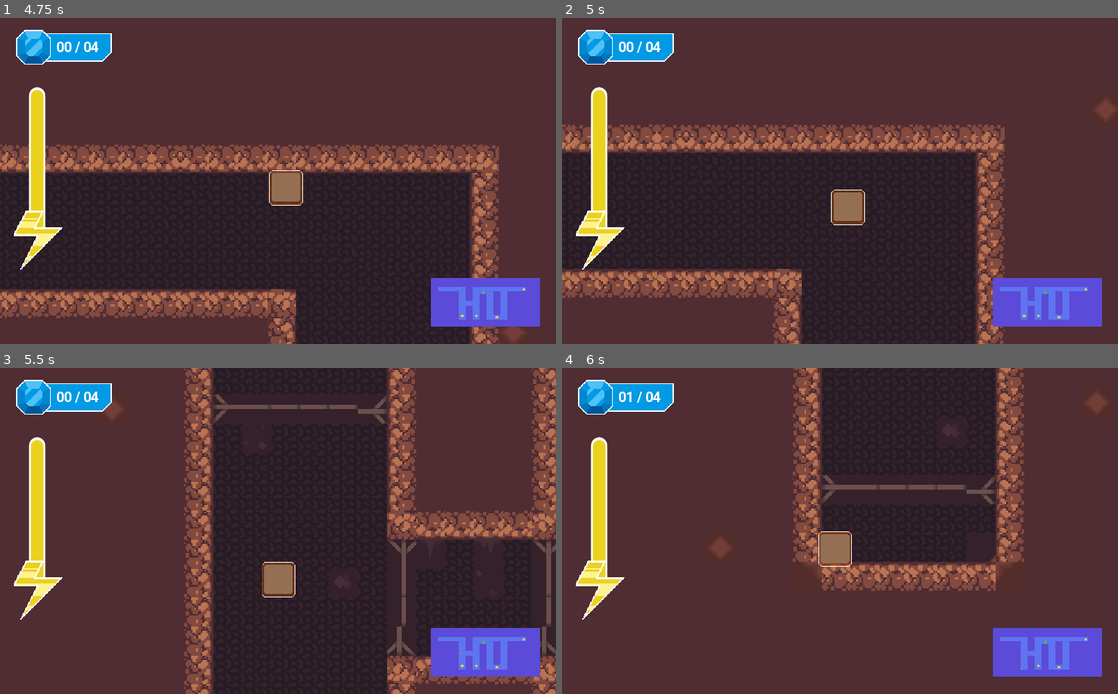
Above: before the commit, frames 1-4 (two rows, left to right).
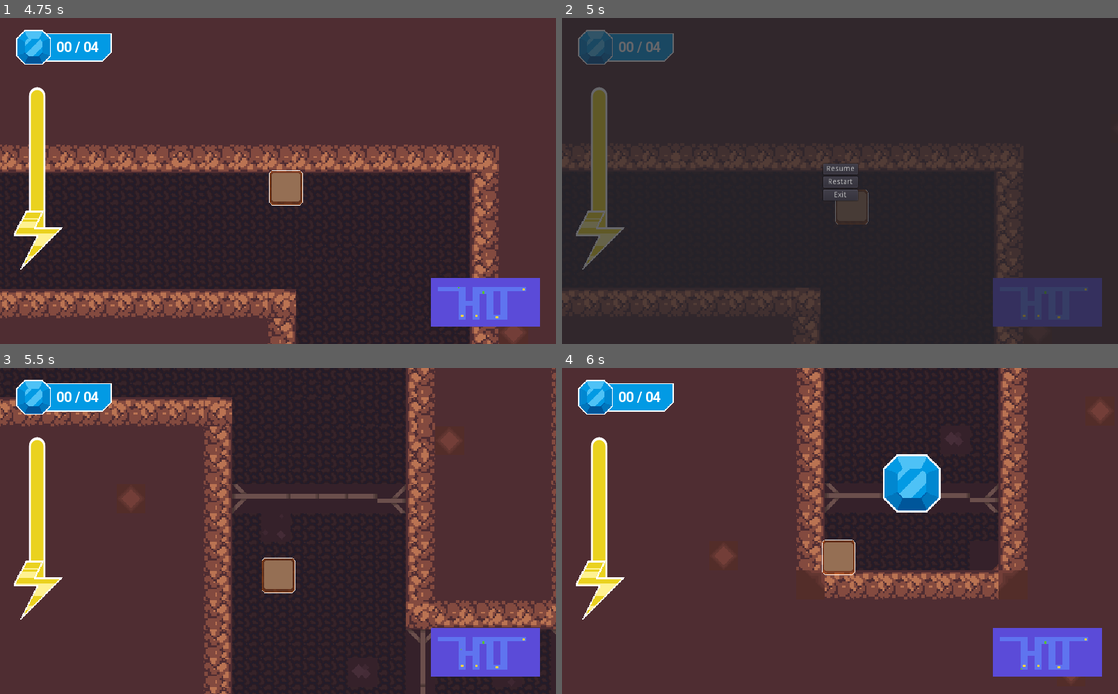
Above: after the commit, the same moments.

Repository: JPabloMF/astrominer-game
Game: Godot game, scene res://scenes/UI/StartMenu.tscn
Same seed, same stepped clock (60 frames per second), same inputs: the game is played once before the commit and once after it.
Inputs (mouse positions are in pixels of both pictures, inside the frame that each line leads up to):
- Up to frame 1 (4.75 s): click "Start" at 0.5 s; tap Enter at 1.25 s; hold Right (ui_right) 1.28-2.78 s; tap Z (ui_up) at 1.52, 2.27, 3.77, 4.52 s; hold Left (ui_left) 2.78-3.53 s; hold Right (ui_right) from 3.53 s (still down)
- Up to frame 2 (5 s): keep holding Right (ui_right); tap Escape (ui_cancel) at 4.9 s
- Up to frame 3 (5.5 s): release Right (ui_right) at 5 s; click (278, 517) at 5 s, where only the run after the commit has a clickable "Resume"
- Up to frame 4 (6 s): hold Left (ui_left) from 5.78 s (still down)

Frame 1 is identical in both runs. In frame 2, 67% of the frame differs, in the area x 0-100%, y 0-100%; in frame 3, 28%; in frame 4, 9.8%.

Commit message:
Pause functionality
* You can pause the game pressing ESC
* You have 3 optiones resume,restart,exit
* Resume the game
* Restart current world
* Exit the game* You can pause the game pressing ESC
* You have 3 optiones resume,restart,exit
* Resume the game
* Restart current world
* Exit the game

Diff:
--- a/scenes/Player.tscn
+++ b/scenes/Player.tscn
@@ -6,6 +6,7 @@
 [ext_resource path="res://scenes/UI/EnergyBar.tscn" type="PackedScene" id=4]
 [ext_resource path="res://scenes/UI/Energy.tscn" type="PackedScene" id=5]
 [ext_resource path="res://sprites/test/shield.png" type="Texture" id=6]
+[ext_resource path="res://scenes/UI/PauseMenu.tscn" type="PackedScene" id=7]
 
 [sub_resource type="RectangleShape2D" id=1]
 extents = Vector2( 25.2421, 25.2145 )
@@ -97,6 +98,20 @@
 drag_margin_h_enabled = true
 drag_margin_v_enabled = true
 
+[node name="PauseMenu" parent="CanvasLayer" instance=ExtResource( 7 )]
+visible = false
+anchor_left = 0.5
+anchor_top = 0.5
+anchor_right = 0.5
+anchor_bottom = 0.5
+margin_left = -512.0
+margin_top = -300.0
+margin_right = 512.0
+margin_bottom = 300.0
+size_flags_horizontal = 3
+size_flags_vertical = 3
+size_flags_stretch_ratio = 1.0
+
 [node name="StayTrapTimer" type="Timer" parent="."]
 [connection signal="area_entered" from="Player" to="." method="_on_Player_area_entered"]
 [connection signal="area_exited" from="Player" to="." method="_on_Player_area_exited"]
--- /dev/null
+++ b/scenes/UI/PauseMenu.tscn
@@ -0,0 +1,65 @@
+[gd_scene load_steps=2 format=2]
+
+[ext_resource path="res://scripts/PauseMenu.gd" type="Script" id=1]
+
+[node name="PauseMenu" type="Control"]
+pause_mode = 2
+anchor_right = 1.0
+anchor_bottom = 1.0
+size_flags_horizontal = 15
+size_flags_vertical = 15
+size_flags_stretch_ratio = 10.0
+script = ExtResource( 1 )
+__meta__ = {
+"_edit_use_anchors_": false
+}
+
+[node name="Panel" type="Panel" parent="."]
+modulate = Color( 1, 1, 1, 0.698039 )
+margin_left = -362.0
+margin_top = -153.0
+margin_right = 1381.0
+margin_bottom = 761.0
+__meta__ = {
+"_edit_use_anchors_": false
+}
+
+[node name="CenterContainer" type="CenterContainer" parent="."]
+margin_right = 1027.0
+margin_bottom = 604.0
+__meta__ = {
+"_edit_use_anchors_": false
+}
+
+[node name="VBoxContainer" type="VBoxContainer" parent="CenterContainer"]
+margin_left = 481.0
+margin_top = 268.0
+margin_right = 545.0
+margin_bottom = 336.0
+
+[node name="Resume" type="Button" parent="CenterContainer/VBoxContainer"]
+margin_right = 64.0
+margin_bottom = 20.0
+text = "Resume"
+
+[node name="Settings" type="Button" parent="CenterContainer/VBoxContainer"]
+visible = false
+margin_top = 24.0
+margin_right = 64.0
+margin_bottom = 44.0
+text = "Settings"
+
+[node name="Restart" type="Button" parent="CenterContainer/VBoxContainer"]
+margin_top = 24.0
+margin_right = 64.0
+margin_bottom = 44.0
+text = "Restart"
+
+[node name="Exit" type="Button" parent="CenterContainer/VBoxContainer"]
+margin_top = 48.0
+margin_right = 64.0
+margin_bottom = 68.0
+text = "Exit"
+[connection signal="button_down" from="CenterContainer/VBoxContainer/Resume" to="." method="_on_Resume_button_down"]
+[connection signal="button_down" from="CenterContainer/VBoxContainer/Restart" to="." method="_on_Restart_button_down"]
+[connection signal="button_down" from="CenterContainer/VBoxContainer/Exit" to="." method="_on_Exit_button_down"]
--- /dev/null
+++ b/scripts/PauseMenu.gd
@@ -0,0 +1,37 @@
+extends Control
+
+var pause_visible = false
+
+func _ready():
+	pass # Replace with function body.
+
+func pause():
+	get_tree().paused = true
+	pause_visible = true
+
+func unpause():
+	get_tree().paused = false
+	pause_visible = false
+
+func handle_pause():
+	if Input.is_action_just_pressed("ui_cancel"):
+		if pause_visible:
+			hide()
+			unpause()
+		else:
+			show()
+			pause()
+
+func _physics_process(delta):
+	handle_pause()
+
+func _on_Restart_button_down():
+	unpause()
+	get_tree().reload_current_scene()
+
+func _on_Exit_button_down():
+	get_tree().quit()
+
+func _on_Resume_button_down():
+	hide()
+	unpause()
Not shown: 1 places in scenes/Player.tscn that only renumber resources
